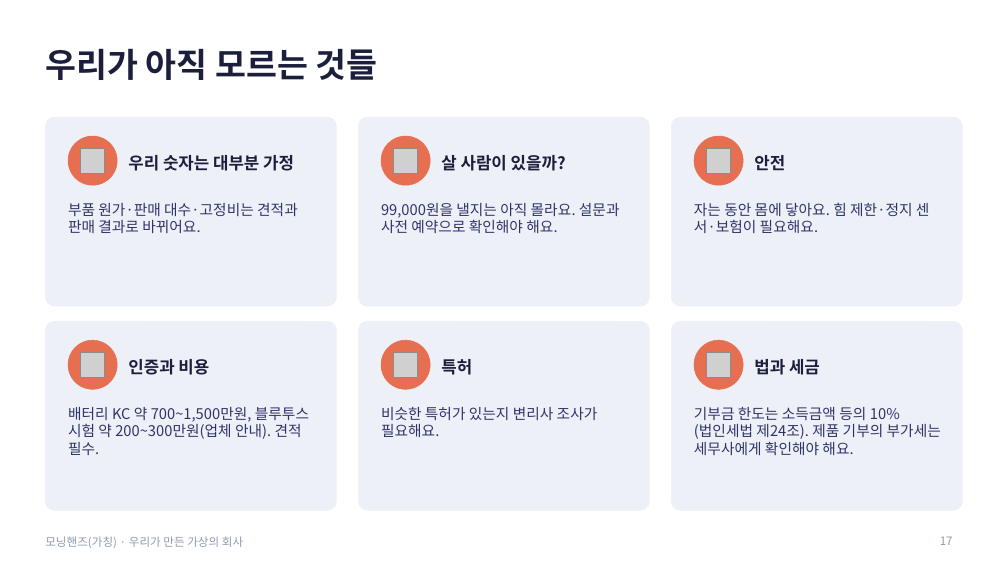
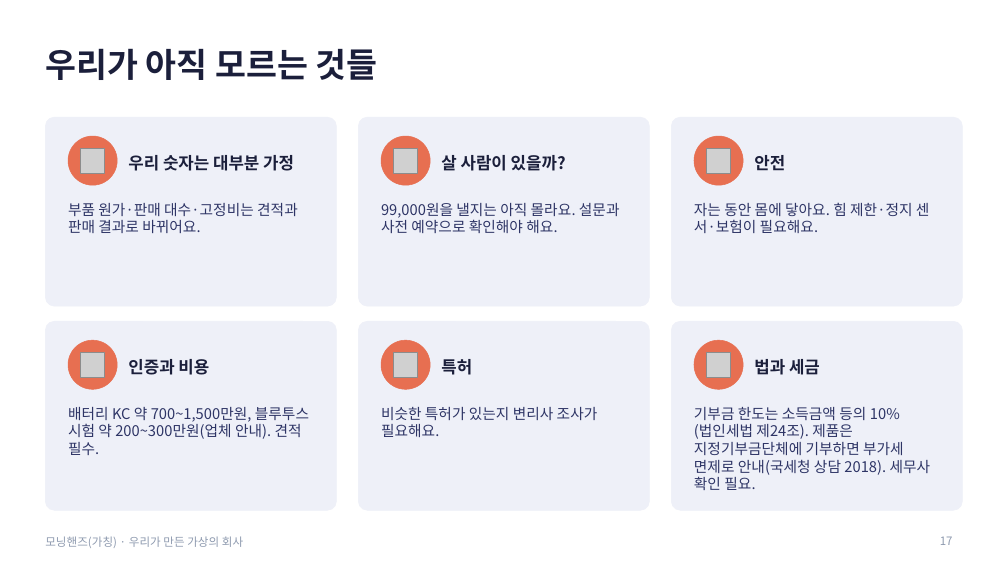
Before and after one commit to g975682-source/-, a slide deck: slide 17 of MorningHands_Student_Presentation.pptx. Drawn at 1008x567 pixels with LibreOffice and Linux fonts; fonts in the diff are those of the drawing; grey boxes stand for pictures. Boxes give left, top, right and bottom in pixels: in the first picture for what was removed or moved away, otherwise in the second. Text is boxed around its words. In the diff, an @@ line names an element or a change of style, - is before the commit and + after.

```diff
--- a/MorningHands_Student_Presentation.pptx
+++ b/MorningHands_Student_Presentation.pptx
@@ text at (x1=694, y1=407, x2=931, y2=490): text changed @@
-기부금 한도는 소득금액 등의 10%(법인세법 제24조). 제품 기부의 부가세는 세무사에게 확인해야 해요.
+기부금 한도는 소득금액 등의 10%(법인세법 제24조). 제품은 지정기부금단체에 기부하면 부가세 면제로 안내(국세청 상담 2018). 세무사 확인 필요.
```
Also in this commit, not shown: 2 other slides changed, 2 other files.
